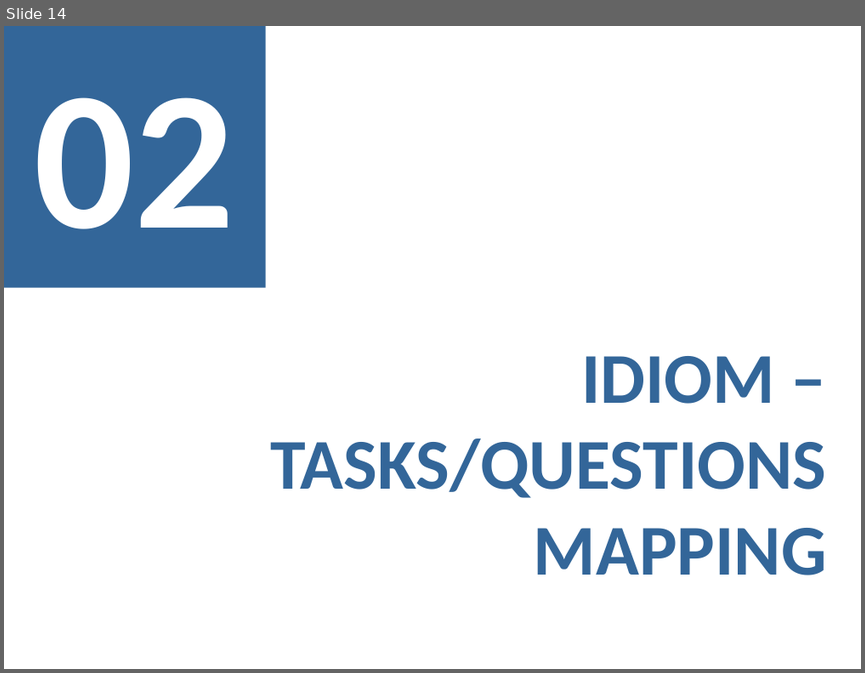
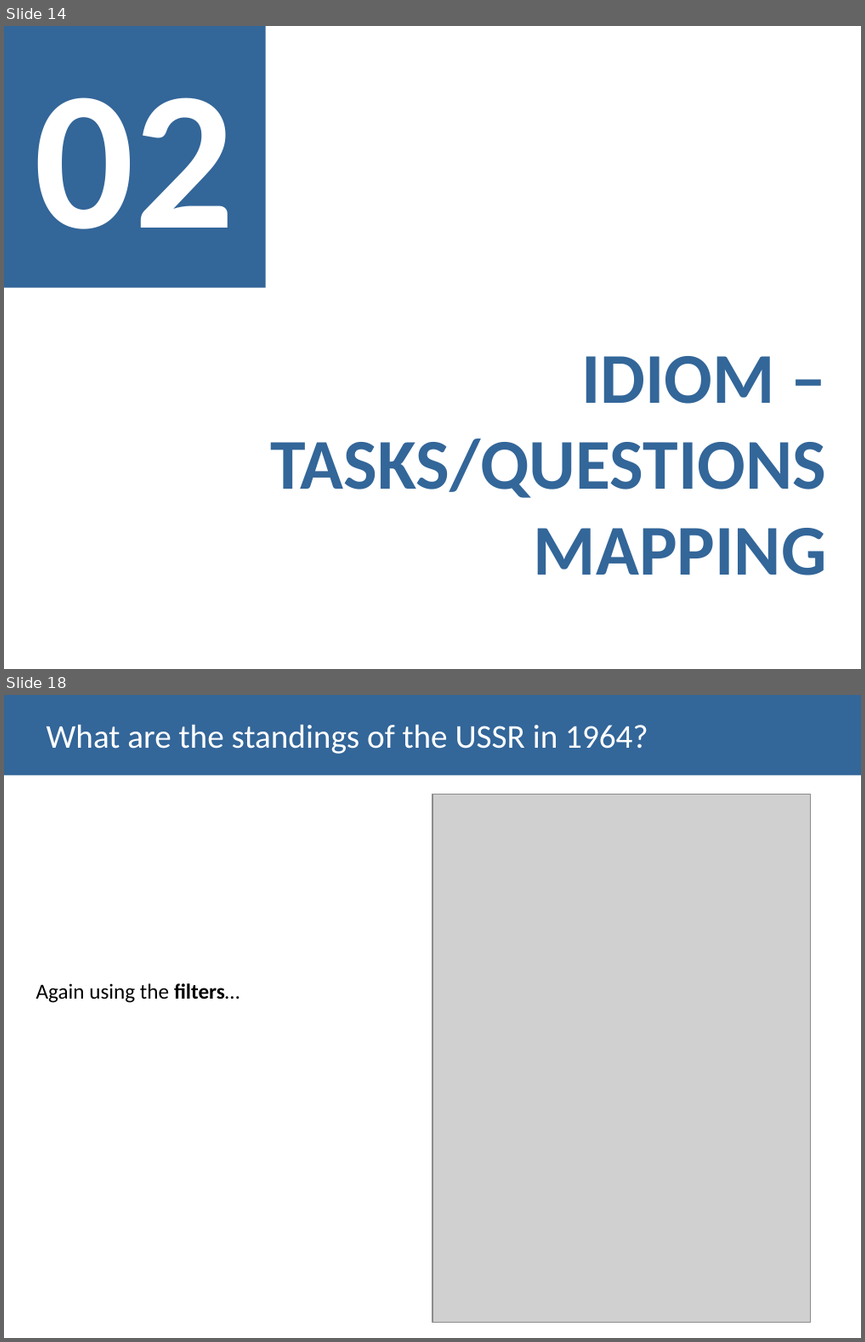
Before and after one commit to carboned4/V_I_2015_1, a slide deck: checkpoint3/G01A - Presentation 3.pptx. Shown one above the other, each under a label of ours: slide 14 before the commit, slides 14 and 18 after it; the slides between them are not shown. The pictures are 865x673 and 865x1342 pixels, drawn with LibreOffice and Linux fonts; fonts in the diff are those of the drawing; grey boxes stand for pictures. Boxes give left, top, right and bottom in pixels: in the first picture for what was removed or moved away, otherwise in the second. Text is boxed around its words. In the diff, an @@ line names an element or a change of style, - is before the commit and + after.

```diff
--- a/checkpoint3/G01A - Presentation 3.pptx
+++ b/checkpoint3/G01A - Presentation 3.pptx
@@ slide 18 added at box(4, 695, 861, 1338), background #FFFFFF @@
@@ title added at box(4, 695, 861, 776), fill #336699, 28 pt, text #FFFFFF @@
+What are the standings of the USSR in 1964?
@@ picture added at box(432, 794, 811, 1321) @@
@@ text added at box(36, 983, 239, 1003), 18 pt, text #000000 @@
+Again using the filters…
```
Also in this commit, not shown: 6 other slides added, 2 slides removed.
